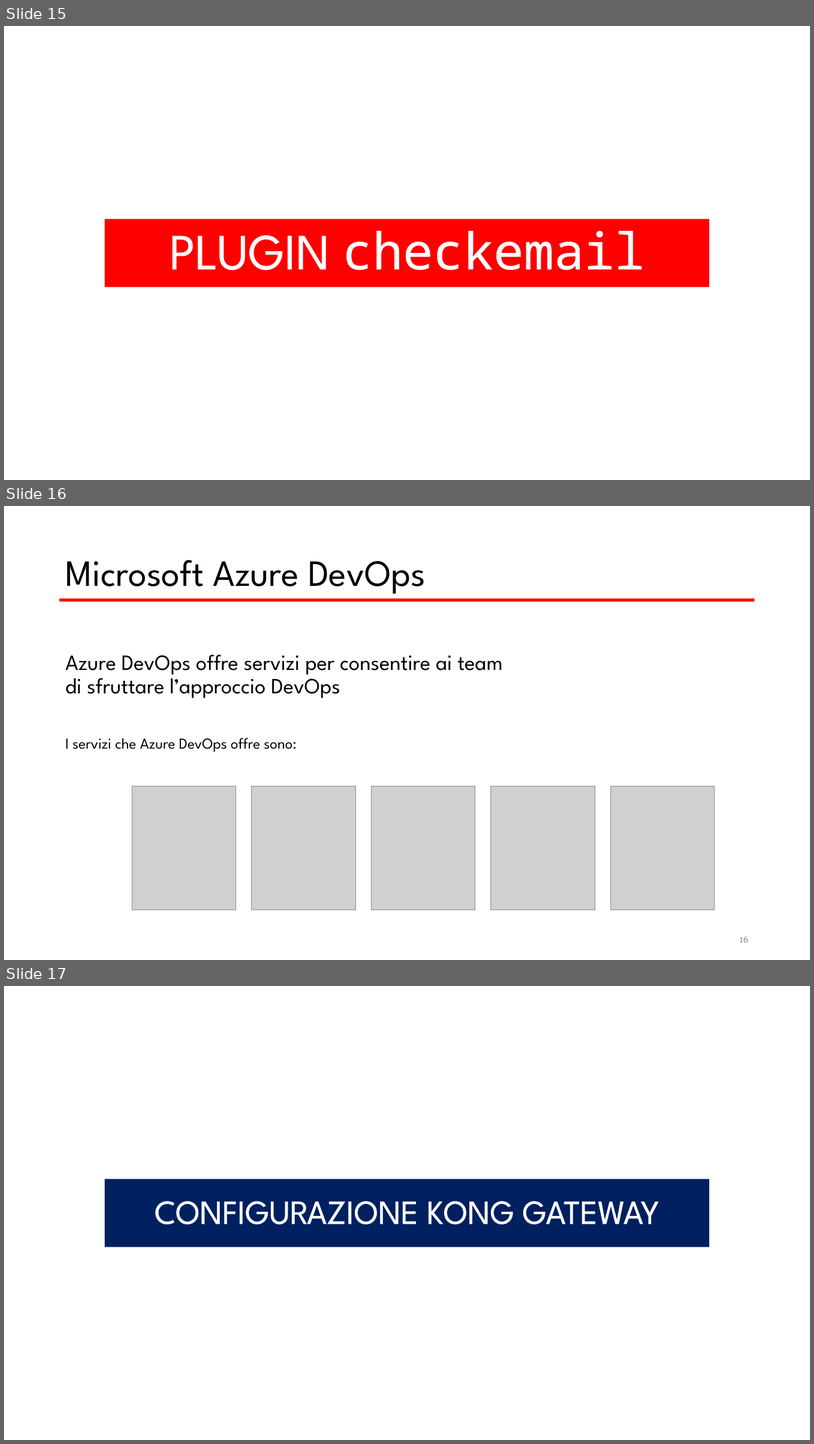
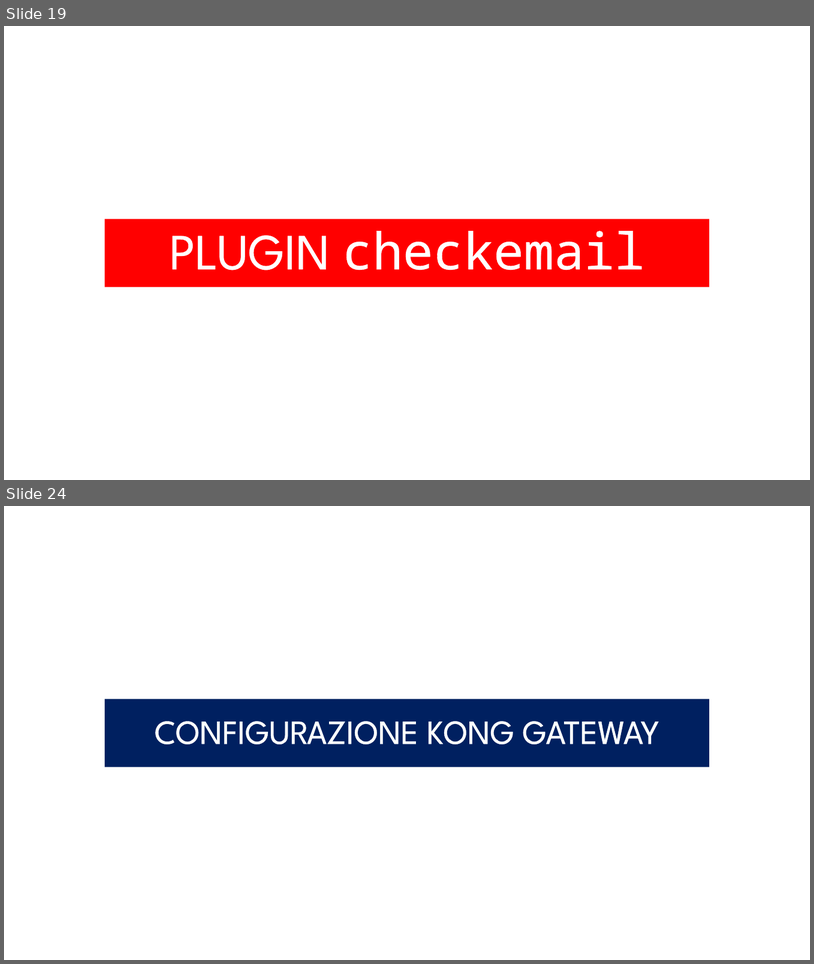
Before and after one commit to valeriodesiati/tesi, a slide deck: Presentazione/Valerio Desiati - Presentazione Discussione.pptx. Shown one above the other, each under a label of ours: slides 15, 16 and 17 before the commit, slides 19 and 24 after it; the slides between them are not shown. The pictures are 814x1444 and 814x964 pixels, drawn with LibreOffice and Linux fonts; fonts in the diff are those of the drawing; grey boxes stand for pictures. Boxes give left, top, right and bottom in pixels: in the first picture for what was removed or moved away, otherwise in the second. Text is boxed around its words. In the diff, an @@ line names an element or a change of style, - is before the commit and + after.

```diff
--- a/Presentazione/Valerio Desiati - Presentazione Discussione.pptx
+++ b/Presentazione/Valerio Desiati - Presentazione Discussione.pptx
@@ slide 16 removed at (x1=4, y1=506, x2=810, y2=960), background #FFFFFF @@
@@ title removed at (x1=65, y1=560, x2=426, y2=594) @@
-Microsoft Azure DevOps
@@ rectangle removed at (x1=52, y1=612, x2=507, y2=732) @@
@@ rectangle removed at (x1=59, y1=598, x2=755, y2=601) @@
@@ text removed at (x1=65, y1=654, x2=503, y2=698) @@
-Azure DevOps offre servizi per consentire ai team di sfruttare l’approccio DevOps
@@ text removed at (x1=65, y1=738, x2=296, y2=752) @@
-I servizi che Azure DevOps offre sono:
@@ picture removed at (x1=132, y1=786, x2=236, y2=910) @@
@@ picture removed at (x1=251, y1=786, x2=356, y2=910) @@
@@ picture removed at (x1=371, y1=786, x2=475, y2=910) @@
@@ picture removed at (x1=491, y1=786, x2=595, y2=910) @@
@@ picture removed at (x1=611, y1=786, x2=715, y2=910) @@
@@ page number removed at (x1=740, y1=936, x2=749, y2=942) @@
-16
@@ what was slide 15 is now slide 19 @@
@@ what was slide 17 is now slide 24 @@
```
Also in this commit, not shown: 2 slides changed, 10 slides added, 2 other slides removed, 2 other files.
